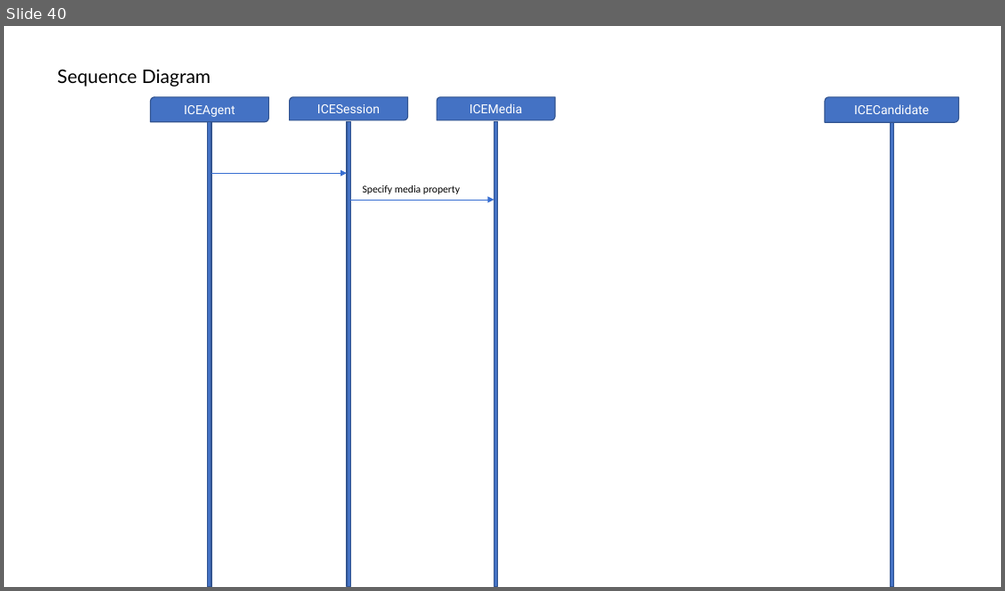
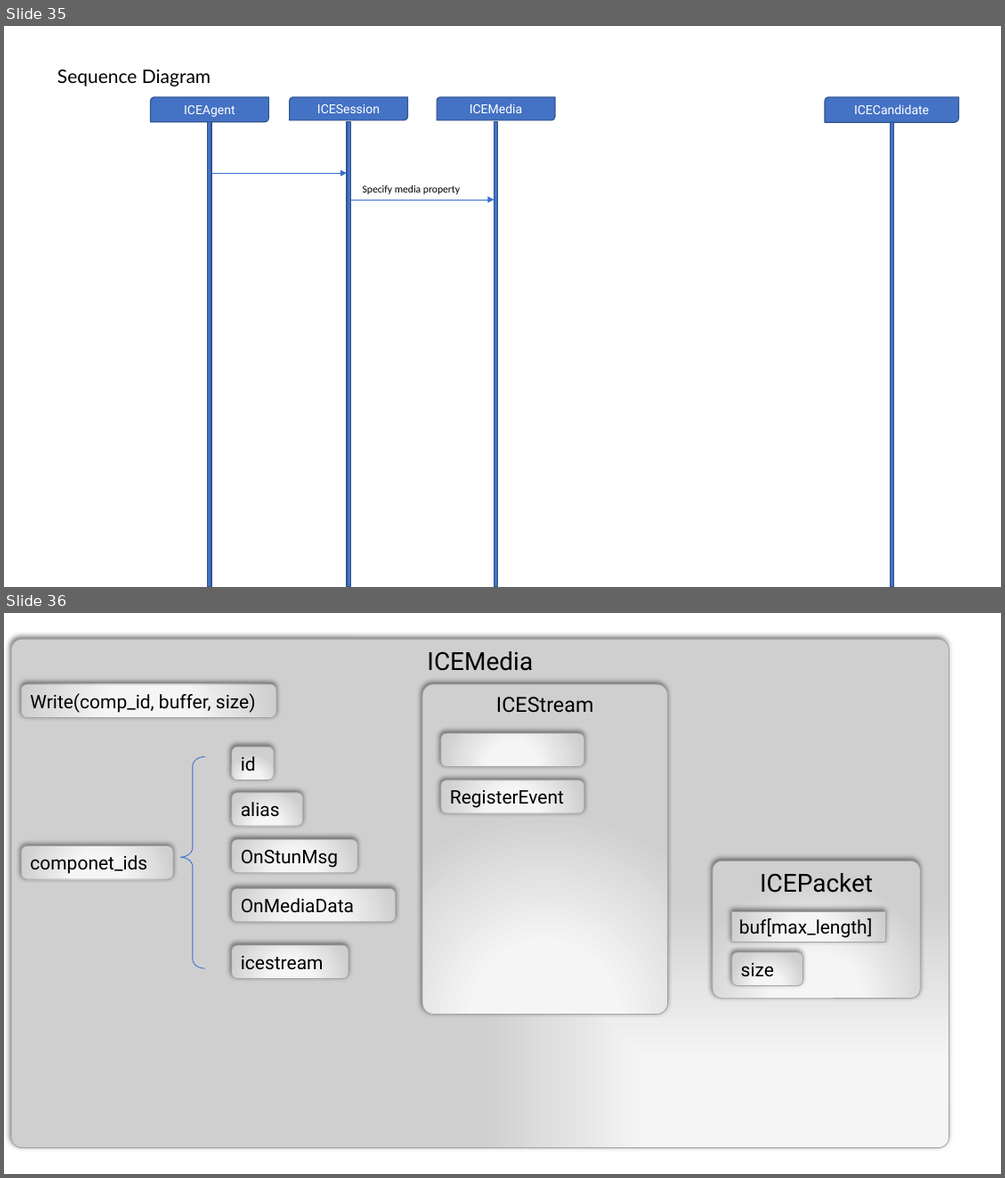
Before and after one commit to httpmail/ice, a slide deck: docs.pptx. Shown one above the other, each under a label of ours: slide 40 before the commit, slides 35 and 36 after it. The pictures are 1005x591 and 1005x1178 pixels, drawn with LibreOffice and Linux fonts; fonts in the diff are those of the drawing. Boxes give left, top, right and bottom in pixels: in the first picture for what was removed or moved away, otherwise in the second. Text is boxed around its words. In the diff, an @@ line names an element or a change of style, - is before the commit and + after.

```diff
--- a/docs.pptx
+++ b/docs.pptx
@@ slide 36 added at [4, 613, 1001, 1174], background #FFFFFF @@
@@ rounded rectangle added at [11, 639, 949, 1148], fill gradient #F8F8F8 to #F5F5F5 to #CFCFCF, outline #A5A5A5 0.75 pt, 24 pt, text #000000 @@
+ICEMedia
@@ rounded rectangle added at [21, 684, 276, 718], fill gradient #F8F8F8 to #F5F5F5 to #CFCFCF, outline #A5A5A5 0.75 pt, 18 pt, text #000000 @@
+Write(comp_id, buffer, size)
@@ rounded rectangle added at [423, 684, 668, 1013], fill gradient #F8F8F8 to #F5F5F5 to #CFCFCF, outline #A5A5A5 0.75 pt, 20 pt, text #000000 @@
+ICEStream
@@ rounded rectangle added at [441, 733, 584, 767], fill gradient #F8F8F8 to #F5F5F5 to #CFCFCF, outline #A5A5A5 0.75 pt @@
@@ rounded rectangle added at [441, 779, 584, 813], fill gradient #F8F8F8 to #F5F5F5 to #CFCFCF, outline #A5A5A5 0.75 pt, 18 pt, text #000000 @@
+RegisterEvent
@@ rounded rectangle added at [713, 860, 921, 998], fill gradient #F8F8F8 to #F5F5F5 to #CFCFCF, outline #A5A5A5 0.75 pt, 24 pt, text #000000 @@
+ICEPacket
@@ group added at [21, 747, 395, 979]: 6 rounded rectangles, 1 left brace @@
+componet_ids
+icestream
+id
+alias
+OnStunMsg
+OnMediaData
@@ rounded rectangle added at [732, 911, 885, 941], fill gradient #F8F8F8 to #F5F5F5 to #CFCFCF, outline #A5A5A5 0.75 pt, 18 pt, text #000000 @@
+buf[max_length]
@@ rounded rectangle added at [732, 952, 802, 986], fill gradient #F8F8F8 to #F5F5F5 to #CFCFCF, outline #A5A5A5 0.75 pt, 18 pt, text #000000 @@
+size
@@ what was slide 40 is now slide 35 @@
```
Also in this commit, not shown: 2 slides changed, 6 other slides added, 6 slides removed, 34 other files.
